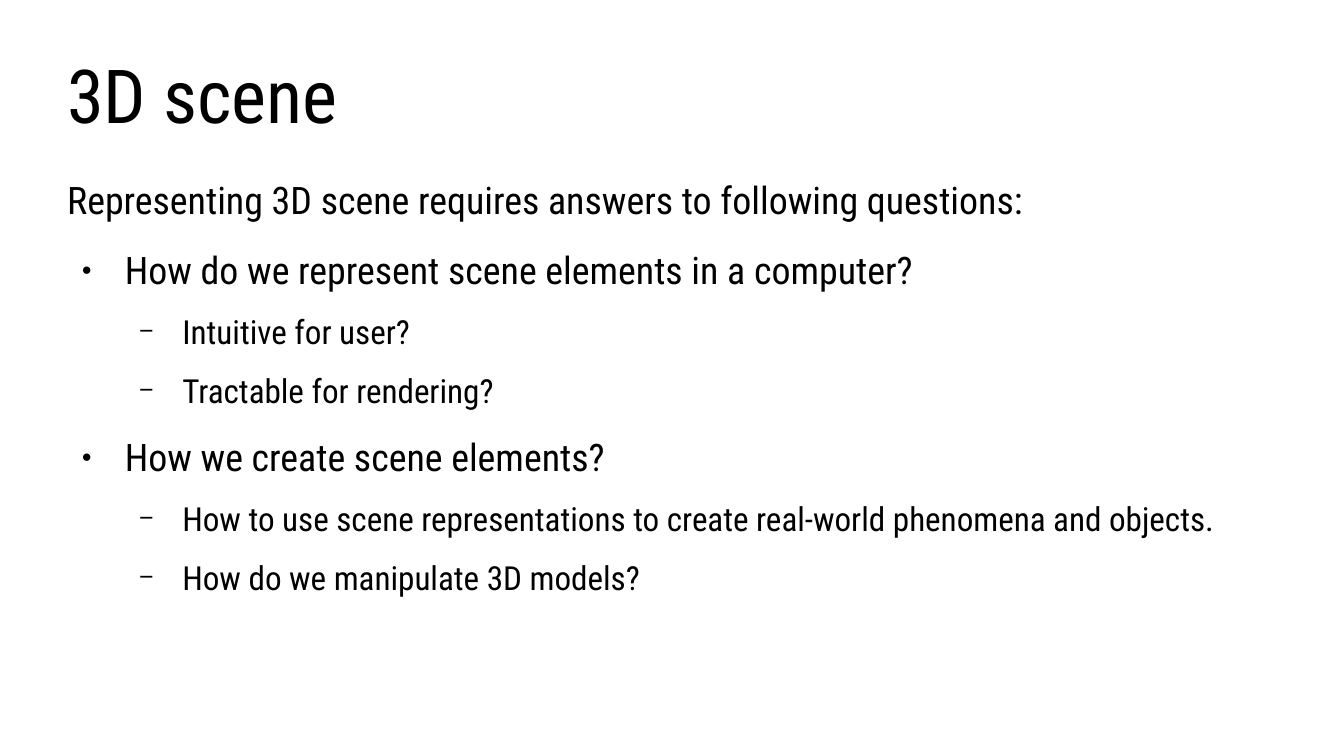
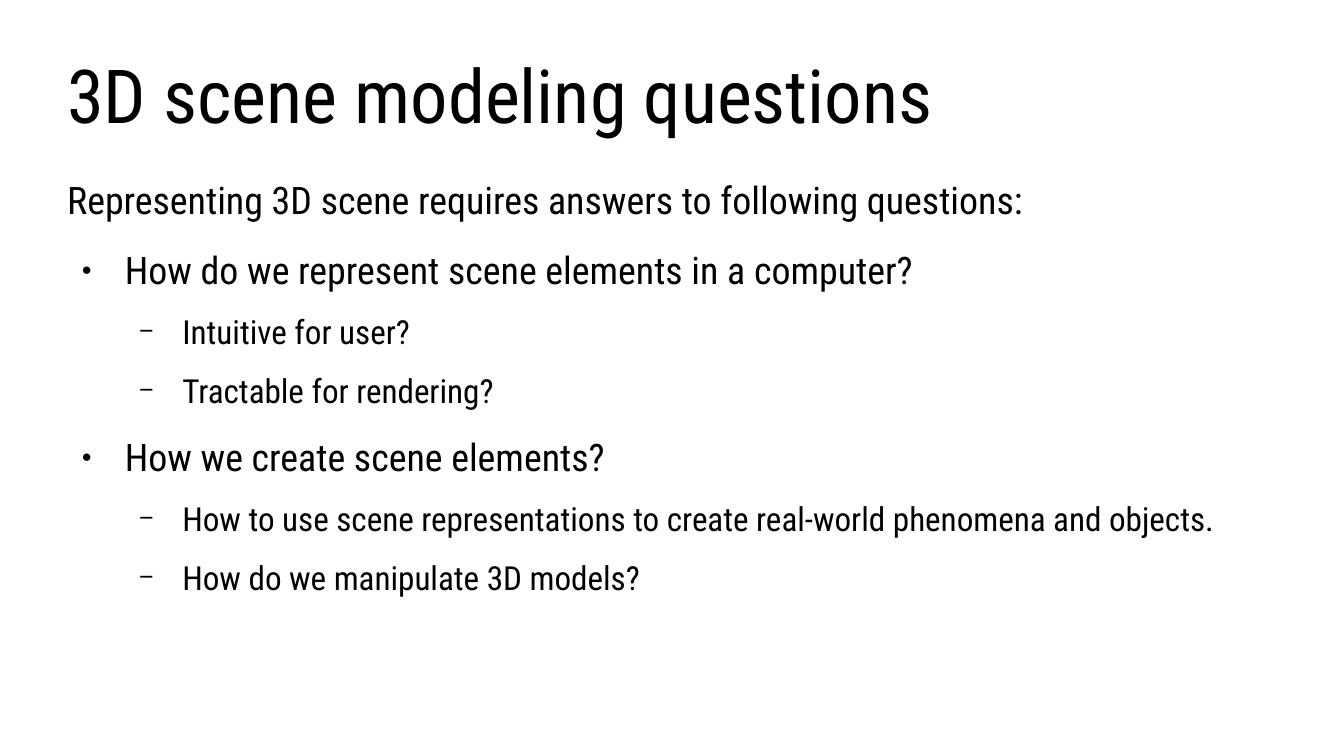
Before and after one commit to lorentzo/IntroductionToComputerGraphics, a slide deck: slide 5 of lectures/3_foundations_3d_scene/3_1_introduction_3d_scene.odp (slide 6 before the commit). Drawn at 1344x756 pixels with LibreOffice and Linux fonts; fonts in the diff are those of the drawing. Boxes give left, top, right and bottom in pixels: in the first picture for what was removed or moved away, otherwise in the second. Text is boxed around its words. In the diff, an @@ line names an element or a change of style, - is before the commit and + after.

Commit message:
brdf, 3d scene

```diff
--- a/lectures/3_foundations_3d_scene/3_1_introduction_3d_scene.odp
+++ b/lectures/3_foundations_3d_scene/3_1_introduction_3d_scene.odp
@@ title at (x1=67, y1=67, x2=933, y2=139): text changed @@
-3D scene
+3D scene modeling questions
```
Also in this commit, not shown: 3 other slides changed, 12 slides added, 14 other files.
